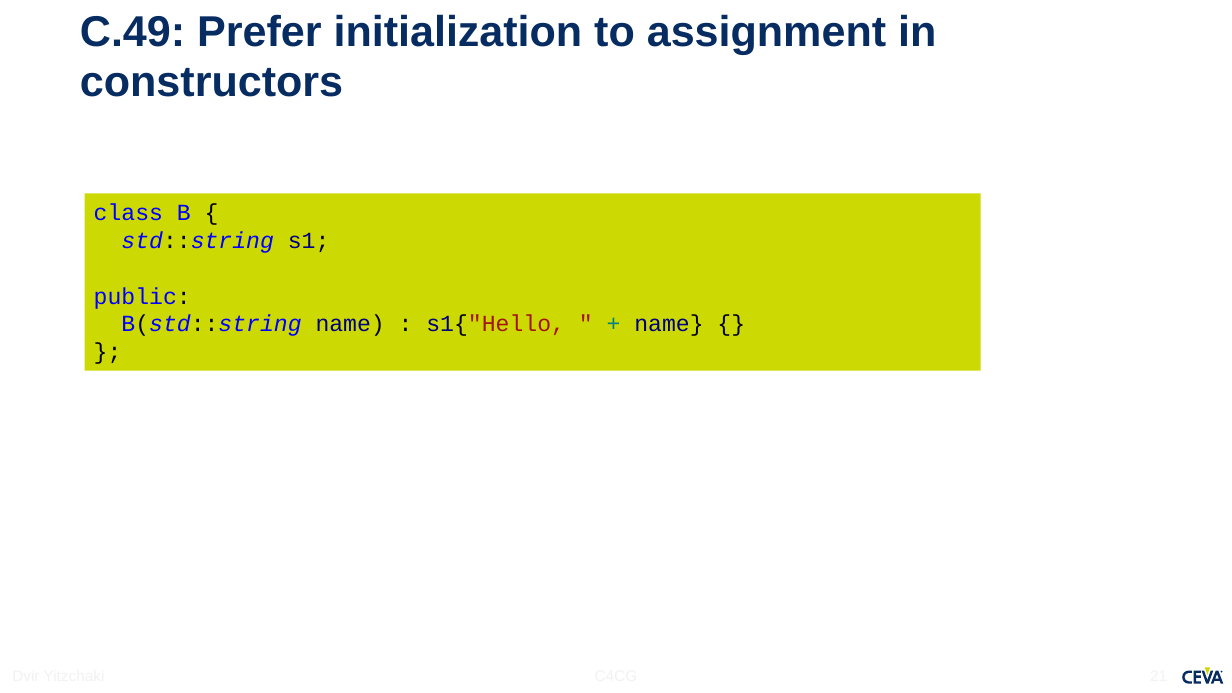
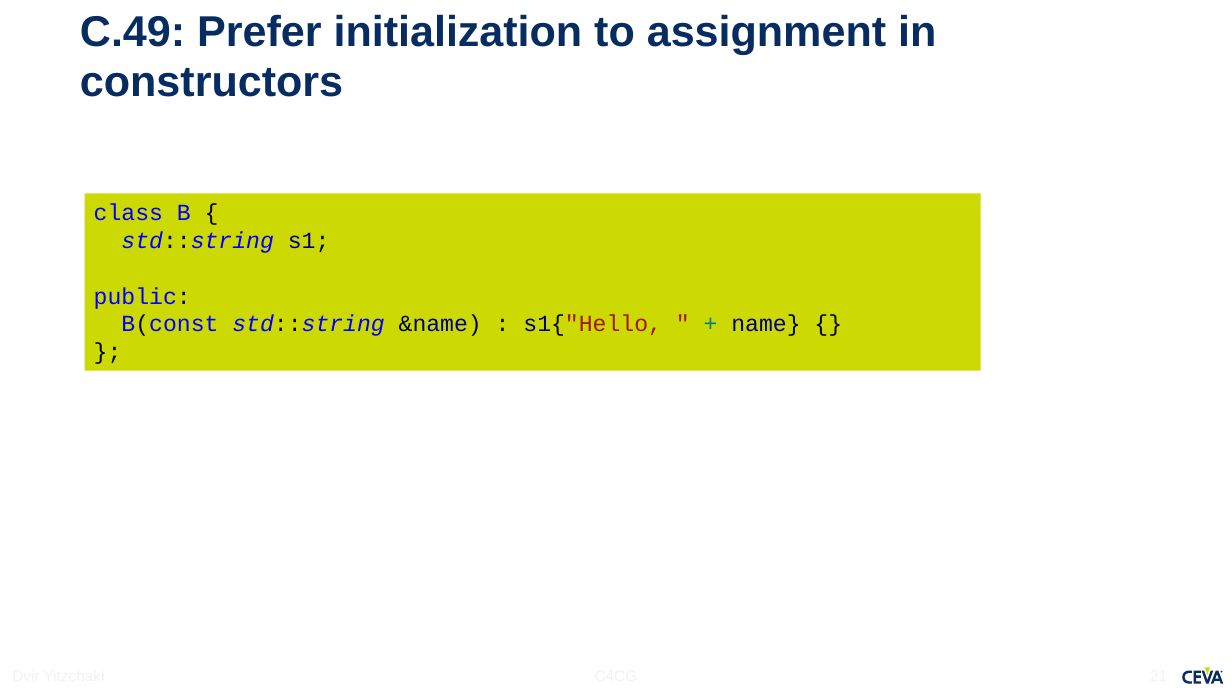
Before and after one commit to dvirtz/CoreCpp, a slide deck: slide 21 of CppCoreGuidelines/C4GC.pptx. Drawn at 1232x693 pixels with LibreOffice and Linux fonts; fonts in the diff are those of the drawing; background and template pictures are left out. Boxes give left, top, right and bottom in pixels: in the first picture for what was removed or moved away, otherwise in the second. Text is boxed around its words. In the diff, an @@ line names an element or a change of style, - is before the commit and + after.

```diff
--- a/CppCoreGuidelines/C4GC.pptx
+++ b/CppCoreGuidelines/C4GC.pptx
@@ text in rectangle at [121,315,800,336]: text changed @@
-B(std::string name) : s1{"Hello, " + name} {}
+B(const std::string &name) : s1{"Hello, " + name} {}
```
Also in this commit, not shown: 6 other slides changed, 3 other files.
